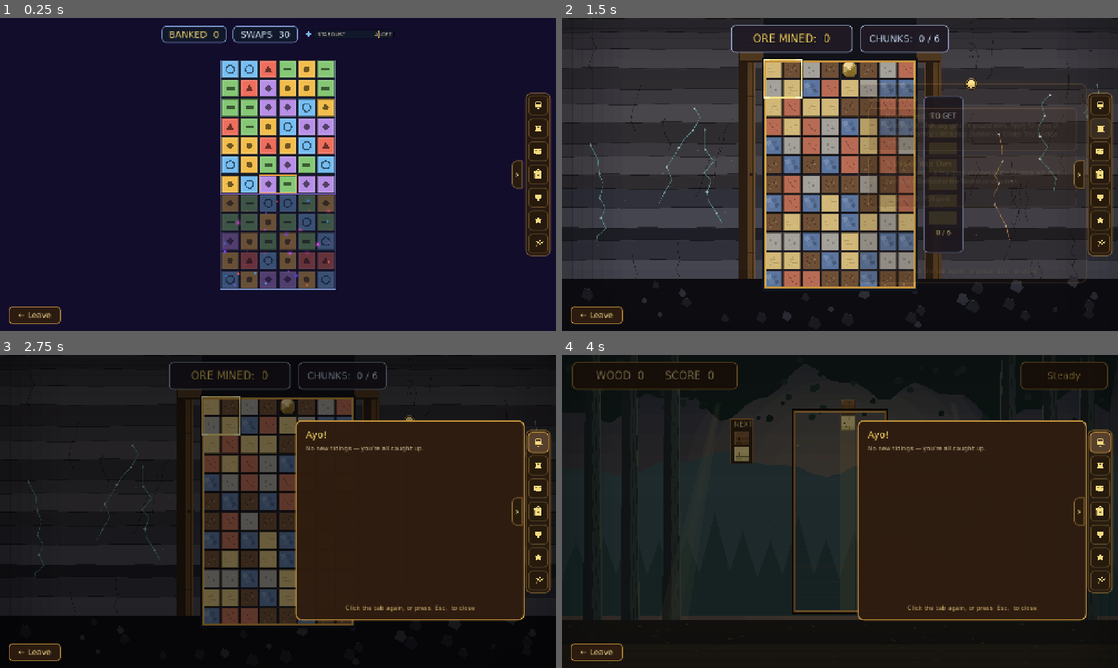
Above: before the commit, frames 1-4 (two rows, left to right).
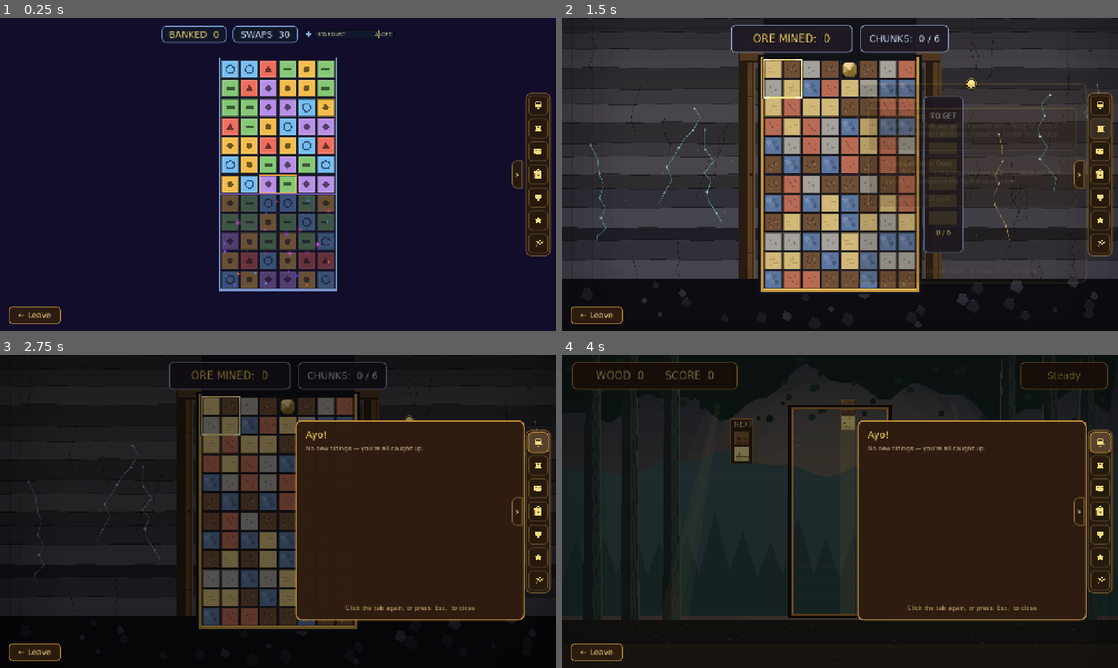
Above: after the commit, the same moments.

Repository: TairoyZone/shivaliva-shanty
Game: Godot game, scene res://tools/shot_puzzles.tscn
Two runs of this game, one before a commit and one after it. Both use one fixed random seed, a clock stepped at 60 frames per second and the inputs below. This scene is started directly instead of the project's main scene.
Inputs (mouse positions are in pixels of both pictures, inside the frame that each line leads up to):
- Up to frame 1 (0.25 s): no input
- Up to frame 2 (1.5 s): click "0" at 0.5 s; click (1101, 127) at 1.27 s
- Up to frame 3 (2.75 s): click "0" at 2 s
- Up to frame 4 (4 s): click (1101, 464) at 2.77 s; click "0" at 3.5 s

The runs differ from the first frame. In frame 1, 0.6% of the frame differs, in the area x 39-61%, y 12-88%; in frame 2, 2.6%, in the area x 35-65%, y 11-89%; in frame 3, 1.5%; in frame 4, 1.7%.

Commit message:
fix(puzzles): board frames border the tiles, never overlap them
The board frames were stroked ON the play-area edge, so half the stroke painted over the outermost row/column of tiles (lumberjacking + mining drew the frame on top of the tiles; loft drew it behind them, so edge tiles hid it). Drew each frame band ENTIRELY OUTSIDE the play rect instead — grown out by half its width so the inner edge is flush with the tile boundary. The frame now borders the tiles cleanly in all three.

Audited every board: skirmish (cells inset 2px), gem_drop (well chrome, no edge frame) and patchworks (frame already 9px outside) were already correct and untouched.

Co-Authored-By: Claude Opus 4.8 (1M context) <noreply@anthropic.com>

Diff:
--- a/puzzles/loft/board/board.gd
+++ b/puzzles/loft/board/board.gd
@@ -195,7 +195,9 @@
 		draw_line(Vector2(c * CELL, 0.0), Vector2(c * CELL, h), GRID_LINE_COLOR, 1.0)
 	for r in range(1, ROWS):
 		draw_line(Vector2(0.0, r * CELL), Vector2(w, r * CELL), GRID_LINE_COLOR, 1.0)
-	draw_rect(Rect2(0.0, 0.0, w, h), FRAME_COLOR, false, 3.0)
+	# Frame drawn OUTSIDE the tiles (grown out by half its width so its inner edge
+	# is flush with the play boundary) — it borders the stones, never over them.
+	draw_rect(Rect2(0.0, 0.0, w, h).grow(1.5), FRAME_COLOR, false, 3.0)
 
 
 # Painted by the z-lifted [LoftOverlay] so the Stardust + cursor sit ABOVE the stones.
--- a/puzzles/lumberjacking/board/board.gd
+++ b/puzzles/lumberjacking/board/board.gd
@@ -1167,7 +1167,9 @@
 	var bin_rect : Rect2 = Rect2(Vector2.ZERO, bin_size)
 	# A 2x2+ same-kind group merges into one continuous plank surface via the
 	# tiles' own fused_edges mask — no outline, no overlay (Troy 2026-06-15).
-	# Beveled TIMBER frame on top (dark outer edge / warm band / lit inner lip).
-	ci.draw_rect(bin_rect, Color(0.09, 0.06, 0.03, 1.0), false, 6.0)
-	ci.draw_rect(bin_rect.grow(-3.0), BIN_BORDER_COLOR, false, 4.0)
-	ci.draw_rect(bin_rect.grow(-5.5), Color(0.86, 0.64, 0.34, 1.0), false, 1.5)
+	# Beveled TIMBER frame drawn ENTIRELY OUTSIDE the tile area (each band grown
+	# out by half its width so its inner edge is flush with the tile boundary) —
+	# the frame BORDERS the tiles, it never paints over them (Troy 2026-06-15).
+	ci.draw_rect(bin_rect.grow(0.75), Color(0.86, 0.64, 0.34, 1.0), false, 1.5)   # lit inner lip
+	ci.draw_rect(bin_rect.grow(3.5), BIN_BORDER_COLOR, false, 4.0)                # warm band
+	ci.draw_rect(bin_rect.grow(8.5), Color(0.09, 0.06, 0.03, 1.0), false, 6.0)    # dark outer edge
--- a/puzzles/mining/board/board.gd
+++ b/puzzles/mining/board/board.gd
@@ -188,10 +188,13 @@
 # Painted on the high-z overlay so the brass frame sits above the tile nodes.
 func _draw_overlay(ci: CanvasItem) -> void:
 
+	# Brass frame drawn ENTIRELY OUTSIDE the tile area (each band grown out by half
+	# its width so its inner edge is flush with the tile boundary) — it BORDERS the
+	# tiles, never paints over the edge gems (Troy 2026-06-15).
 	var rect : Rect2 = Rect2(0.0, 0.0, COLS * CELL, ROWS * CELL)
-	ci.draw_rect(rect, Palette.SKY_VOID, false, 7.0)
-	ci.draw_rect(rect.grow(-3.5), Palette.BRASS_FRAME, false, 4.0)
-	ci.draw_rect(rect.grow(-6.5), Palette.BRASS_INLAY, false, 1.5)
+	ci.draw_rect(rect.grow(0.75), Palette.BRASS_INLAY, false, 1.5)   # lit inlay
+	ci.draw_rect(rect.grow(3.5), Palette.BRASS_FRAME, false, 4.0)    # brass band
+	ci.draw_rect(rect.grow(9.0), Palette.SKY_VOID, false, 7.0)       # dark outer edge
 
 
 # --- Input -----------------------------------------------------------
